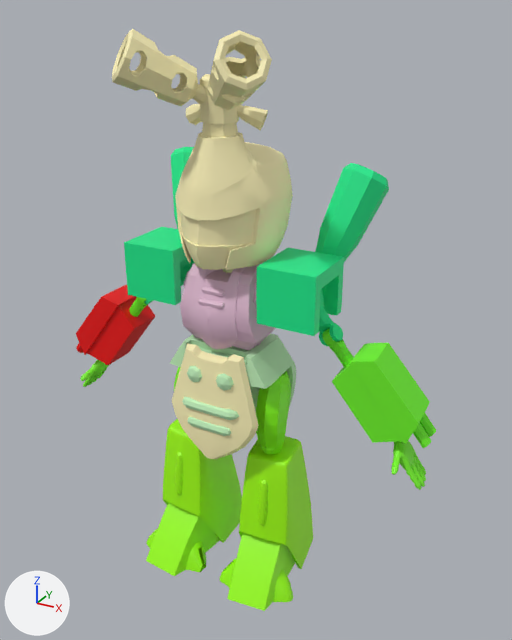
Two versions of the FBX model Assets/TEST_SCENES/AnimationLayers/Animations metabee 01/Running 02.fbx, one commit apart.
Before and after are seen from a camera (50 mm lens) standing at (2.52, -4.22, 4.31) and looking at (0.12, 0.15, 2.13). The axes (+X, +Y, +Z) are drawn at lower left. The lights are the same throughout. Where no turn or scale is listed for an object, it has been applied to the vertices. Vertices at the same position are counted once.

The older version as bpy lines, for what is in view:
```python
ob_antebrtaco_e4_geo = bpy.data.objects.new('Antebrtaco_E4_geo', me_mesh_012)
ob_antebrtaco_e4_geo.location = (0.0, 0.0, 0.0)
ob_head = bpy.data.objects.new('Head', me_mesh)
ob_head.location = (0.0, 0.0, 0.0)
ob_m_antebraco_e_low_poly4 = bpy.data.objects.new('M_AnteBraco_E_Low_Poly4', me_mesh_014)
ob_m_antebraco_e_low_poly4.location = (0.0, 0.0, 0.0)
ob_m_braco_e_lowpoly009 = bpy.data.objects.new('M_Braco_E_LowPoly009', me_mesh_007)
ob_m_braco_e_lowpoly009.location = (0.0, 0.0, 0.0)
ob_m_braco_e_lowpoly011 = bpy.data.objects.new('M_Braco_E_LowPoly011', me_mesh_029)
ob_m_braco_e_lowpoly011.location = (0.0, 0.0, 0.0)
ob_m_escudo_saia_lowpoly = bpy.data.objects.new('M_Escudo_Saia_LowPoly', me_mesh_002)
ob_m_escudo_saia_lowpoly.location = (0.0, 0.0, 0.0)
ob_object638 = bpy.data.objects.new('Object638', me_mesh_013)
ob_object638.location = (0.0, 0.0, 0.0)
# also in view: 'Saia_Traz_LowPoly' at (0.0, 0.02, 1.52); 'M_Chest_LowPoly' at (-0.01, -0.05, 2.34); 'M_AnteBraco_D_Low_Poly' at (-1.22, 0.05, 1.84); 'M_Perna_E_Low5' at (0.37, -0.02, 1.48); 'Pe_Metabee_LowPoly_E5' at (0.4, -0.12, 0.26)
```
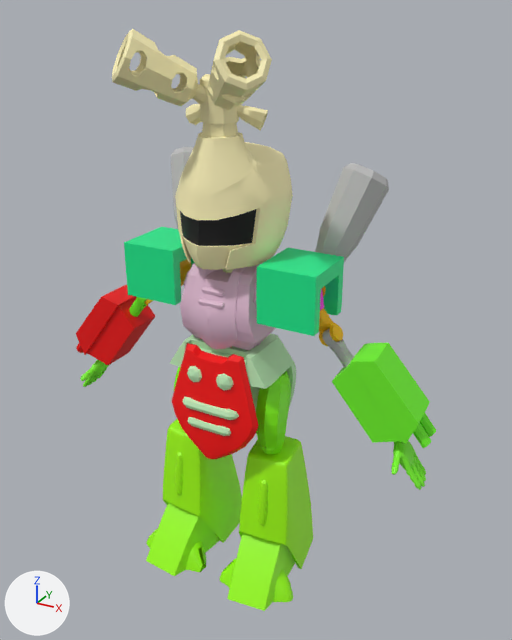
Where the change shows, as pixel boxes [x1, y1, x2, y2] in the pictures (512 x 640 px):
'Antebrtaco_E4_geo', recoloured (green to grey)
    both: [322, 329, 354, 368]
'Object638', recoloured (green to yellow)
    both: [319, 308, 343, 346]
part 1 of me_mesh, recoloured (beige to black)
    both: [180, 209, 256, 246]
part 2 of me_mesh_029, recoloured (green to grey)
    both: [171, 147, 194, 229]
part 3 of me_mesh_007, recoloured (green to grey)
    both: [315, 163, 389, 262]
part 4 of me_mesh_002, recoloured (beige to red)
    both: [172, 343, 259, 459]

Edits to the bpy script that builds the scene:
```text
Add mat_saia_front:
    mat_saia_front = principled_material('Saia_Front')
    mat_saia_front.base_color = (1.0, 0.0, 0.0)  # red #ff0000
    mat_saia_front.roughness = 0.553
Add mat_peso_ombro_e:
    mat_peso_ombro_e = principled_material('Peso_Ombro_E')
    mat_peso_ombro_e.base_color = (0.5, 0.5, 0.5)  # grey #bcbcbc
    mat_peso_ombro_e.roughness = 0.553
Add mat_ferrinho_e:
    mat_ferrinho_e = principled_material('Ferrinho_E')
    mat_ferrinho_e.base_color = (0.5, 0.5, 0.5)  # grey #bcbcbc
    mat_ferrinho_e.roughness = 0.553
Add mat_eyes:
    mat_eyes = principled_material('Eyes')
    mat_eyes.base_color = (0.0, 0.0, 0.0)  # black #000000
    mat_eyes.roughness = 0.553
Add mat_ombro_de_baixo_d:
    mat_ombro_de_baixo_d = principled_material('ombro_de_baixo_D')
    mat_ombro_de_baixo_d.base_color = (1.0, 0.542, 0.0)  # yellow #ffc200
    mat_ombro_de_baixo_d.roughness = 0.553
Change me_mesh:
    where me_mesh.from_pydata(...)  # 939 vertices, 1888 faces; spans x -0.54..0.54, y -0.67..0.42, z 2.68..4.2
    used by ob_head; location = (0.0, 0.0, 0.0)
    me_mesh part 1: all 12 faces centred in x -0.28..0.28, y -0.4..-0.22, z 2.92..3.02 switch from mat_cabeca2 (beige #fff5bc) to mat_eyes (black #000000)
Change me_mesh_007:
    where me_mesh_007.from_pydata(...)  # 145 vertices, 144 faces; spans x 0.341..0.927, y -0.244..0.819, z 2.302..3.304
    used by ob_m_braco_e_lowpoly009; location = (0.0, 0.0, 0.0)
    me_mesh_007 part 3: all 52 faces centred in x 0.488..0.907, y 0.247..0.809, z 2.405..3.285 switch from mat_ombro_e2 (green #12ec8f) to mat_peso_ombro_e (grey #bcbcbc)
Change me_mesh_029:
    where me_mesh_029.from_pydata(...)  # 145 vertices, 144 faces; spans x -0.927..-0.341, y -0.244..0.819, z 2.302..3.304
    used by ob_m_braco_e_lowpoly011; location = (0.0, 0.0, 0.0)
    me_mesh_029 part 2: all 52 faces centred in x -0.907..-0.488, y 0.247..0.809, z 2.405..3.285 switch from mat_ombro_e2 (green #12ec8f) to mat_01___default2 (grey #bcbcbc)
Change me_mesh_012:
    where me_mesh_012.from_pydata(...)  # 131 vertices, 128 faces; spans x 0.745..1.143, y -0.058..0.07, z 1.801..2.269
    remove me_mesh_012.materials.append(mat_braco_e2)  # green #72f827
    add me_mesh_012.materials.append(mat_ferrinho_e)  # grey #bcbcbc
Change me_mesh_002:
    where me_mesh_002.from_pydata(...)  # 197 vertices, 186 faces; spans x -0.387..0.387, y -0.398..-0.256, z 1.106..2.025
    used by ob_m_escudo_saia_lowpoly; location = (0.0, 0.0, 0.0)
    me_mesh_002 part 4: all 106 faces that had it switch from mat_cabeca2 (beige #fff5bc) to mat_saia_front (red #ff0000)
Change me_mesh_013:
    where me_mesh_013.from_pydata(...)  # 231 vertices, 458 faces; spans x 0.627..0.883, y -0.056..0.08, z 2.125..2.402
    remove me_mesh_013.materials.append(mat_ombro_e2)  # green #12ec8f
    add me_mesh_013.materials.append(mat_ombro_de_baixo_d)  # yellow #ffc200
```
